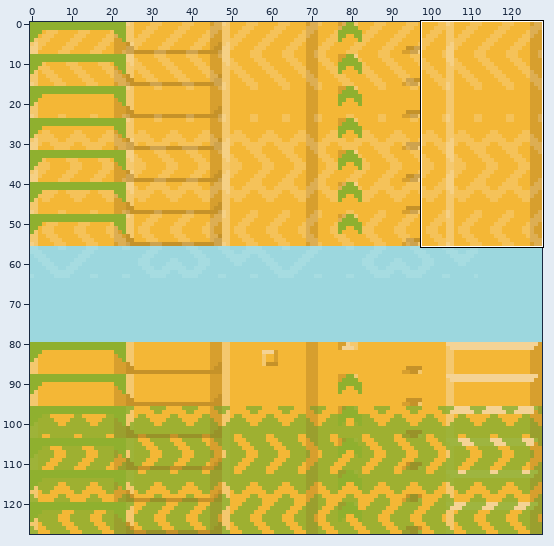
One commit to this sprite sheet: pub/assets/tilemaps/tiles/groundTiles.png. The picture above shows the old version from afar; the outline marks the close-up.
Close-up. Before:
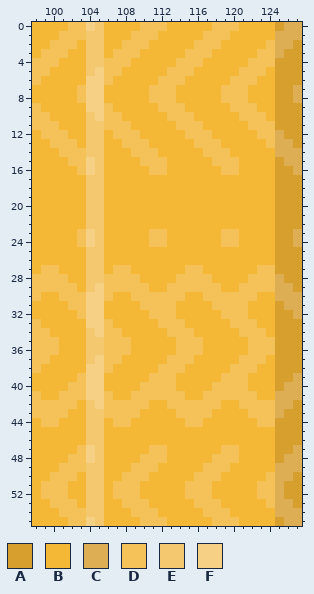
The file is 256x256 pixels, drawn in blocks of 2x2; one block is one cell here. Shown: x 98..127, y 0..55.
Palette (. is transparent): A #d79f2e  B #f4b736  C #ddae53  D #f5c259  E #f4c86e  F #f5d085
Pixels before, first column x 98:
 0 BBBBDDFEBBBBDDDBBBBBDDDBBBBACC
 1 BBBDDDEEBBBDDDBBBBBDDDBBBBBCCC
 2 BBDDDBEEBBDDDBBBBBDDDBBBBBDCCA
 3 BDDDBBEEBDDDBBBBBDDDBBBBBDDCAA
 4 DDDBBBEEDDDBBBBBDDDBBBBBDDDAAA
 5 DDBBBBEFDDBBBBBDDDBBBBBDDDBAAA
 6 DBBBBBFFDBBBBBDDDBBBBBDDDBBAAA
 7 BBBBBDFFBBBBBDDDBBBBBDDDBBBAAC
 8 BBBBBDFFBBBBBDDDBBBBBDDDBBBAAC
 9 DBBBBBFFDBBBBBDDDBBBBBDDDBBAAA
10 DDBBBBEFDDBBBBBDDDBBBBBDDDBAAA
11 DDDBBBEEDDDBBBBBDDDBBBBBDDDAAA
12 BDDDBBEEBDDDBBBBBDDDBBBBBDDCAA
13 BBDDDBEEBBDDDBBBBBDDDBBBBBDCCA
14 BBBDDDEEBBBDDDBBBBBDDDBBBBBCCC
15 BBBBDDFEBBBBDDDBBBBBDDDBBBBACC
16 BBBBBDFEBBBBBDDBBBBBBDDBBBBAAC
17 BBBBBBEEBBBBBBBBBBBBBBBBBBBAAA
18 BBBBBBEEBBBBBBBBBBBBBBBBBBBAAA
19 BBBBBBEEBBBBBBBBBBBBBBBBBBBAAA
20 BBBBBBEEBBBBBBBBBBBBBBBBBBBAAA
21 BBBBBBEEBBBBBBBBBBBBBBBBBBBAAA
22 BBBBBBEEBBBBBBBBBBBBBBBBBBBAAA
23 BBBBBDFEBBBBBDDBBBBBBDDBBBBAAC
24 BBBBBDFEBBBBBDDBBBBBBDDBBBBAAC
25 BBBBBBEEBBBBBBBBBBBBBBBBBBBAAA
26 BBBBBBEEBBBBBBBBBBBBBBBBBBBAAA
27 BDDBBBEEBDDBBBBBBDDBBBBBBDDAAA
28 DDDDBBEEDDDDBBBBDDDDBBBBDDDCAA
29 DDDDDBEFDDDDDBBDDDDDDBBDDDDCCA
30 DBBDDDFFDBBDDDDDDBBDDDDDDBBCCC
31 BBBBDDFFBBBBDDDDBBBBDDDDBBBACC
32 BBBBBDFFBBBBBDDDBBBBBDDDBBBAAC
33 DBBBBBFFDBBBBBDDDBBBBBDDDBBAAA
34 DDBBBBEFDDBBBBBDDDBBBBBDDDBAAA
35 DDDBBBEEDDDBBBBBDDDBBBBBDDDAAA
36 DDDBBBEEDDDBBBBBDDDBBBBBDDDAAA
37 DDBBBBEFDDBBBBBDDDBBBBBDDDBAAA
38 DBBBBBFFDBBBBBDDDBBBBBDDDBBAAA
39 BBBBBDFFBBBBBDDDBBBBBDDDBBBAAC
40 BBBBDDFFBBBBDDDDBBBBDDDDBBBACC
41 DBBDDDFFDBBDDDDDDBBDDDDDDBBCCC
42 DDDDDBEFDDDDDBBDDDDDDBBDDDDCCA
43 DDDDBBEEDDDDBBBBDDDDBBBBDDDCAA
44 BDDBBBEEBDDBBBBBBDDBBBBBBDDAAA
45 BBBBBBEEBBBBBBBBBBBBBBBBBBBAAA
46 BBBBBBEEBBBBBBBBBBBBBBBBBBBAAA
47 BBBBBDFEBBBBBDDBBBBBBDDBBBBAAC
48 BBBBDDFEBBBBDDDBBBBBDDDBBBBACC
49 BBBDDDEEBBBDDDBBBBBDDDBBBBBCCC
50 BBDDDBEEBBDDDBBBBBDDDBBBBBDCCA
51 BDDDBBEEBDDDBBBBBDDDBBBBBDDCAA
52 BDDDBBEEBDDDBBBBBDDDBBBBBDDCAA
53 BBDDDBEEBBDDDBBBBBDDDBBBBBDCCA
54 BBBDDDEEBBBDDDBBBBBDDDBBBBBCCC
55 BBBBDDFEBBBBDDDBBBBBDDDBBBBACC
The same view after the edit:
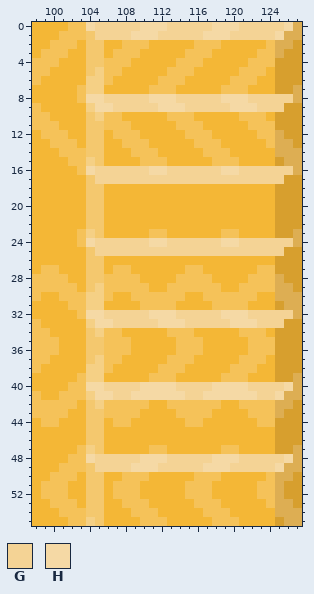
Colours new in this view: G #f4d395  H #f5d9a5
What changed:
y 0: x 104..126 FEBBBBDDDBBBBBDDDBBBBAC -> HGGGGGHHHGGGGGHHHGGGGGH
y 1: x 105..125 EBBBDDDBBBBBDDDBBBBBC -> GGGGHHHGGGGGHHHGGGGGH
y 8: x 104..126 FFBBBBBDDDBBBBBDDDBBBAA -> HHGGGGGHHHGGGGGHHHGGGGG
y 9: x 105..125 FDBBBBBDDDBBBBBDDDBBA -> HHGGGGGHHHGGGGGHHHGGG
y 16: x 104..126 FEBBBBBDDBBBBBBDDBBBBAA -> HGGGGGGHHGGGGGGHHGGGGGG
y 17: x 105..125 EBBBBBBBBBBBBBBBBBBBA -> GGGGGGGGGGGGGGGGGGGGG
y 24: x 104..126 FEBBBBBDDBBBBBBDDBBBBAA -> HGGGGGGHHGGGGGGHHGGGGGG
y 25: x 105..125 EBBBBBBBBBBBBBBBBBBBA -> GGGGGGGGGGGGGGGGGGGGG
y 32: x 104..126 FFBBBBBDDDBBBBBDDDBBBAA -> HHGGGGGHHHGGGGGHHHGGGGG
y 33: x 105..125 FDBBBBBDDDBBBBBDDDBBA -> HHGGGGGHHHGGGGGHHHGGG
y 40: x 104..126 FFBBBBDDDDBBBBDDDDBBBAC -> HHGGGGHHHHGGGGHHHHGGGGH
y 41: x 105..125 FDBBDDDDDDBBDDDDDDBBC -> HHGGHHHHHHGGHHHHHHGGH
y 48: x 104..126 FEBBBBDDDBBBBBDDDBBBBAC -> HGGGGGHHHGGGGGHHHGGGGGH
y 49: x 105..125 EBBBDDDBBBBBDDDBBBBBC -> GGGGHHHGGGGGHHHGGGGGH
Changed places in both close-ups, as pixel boxes (x1, y1, x2, y2):
changed: (86, 22, 293, 40)
changed: (86, 94, 293, 112)
changed: (86, 166, 293, 184)
changed: (86, 238, 293, 256)
changed: (86, 310, 293, 328)
changed: (86, 382, 293, 400)
changed: (86, 454, 293, 472)
